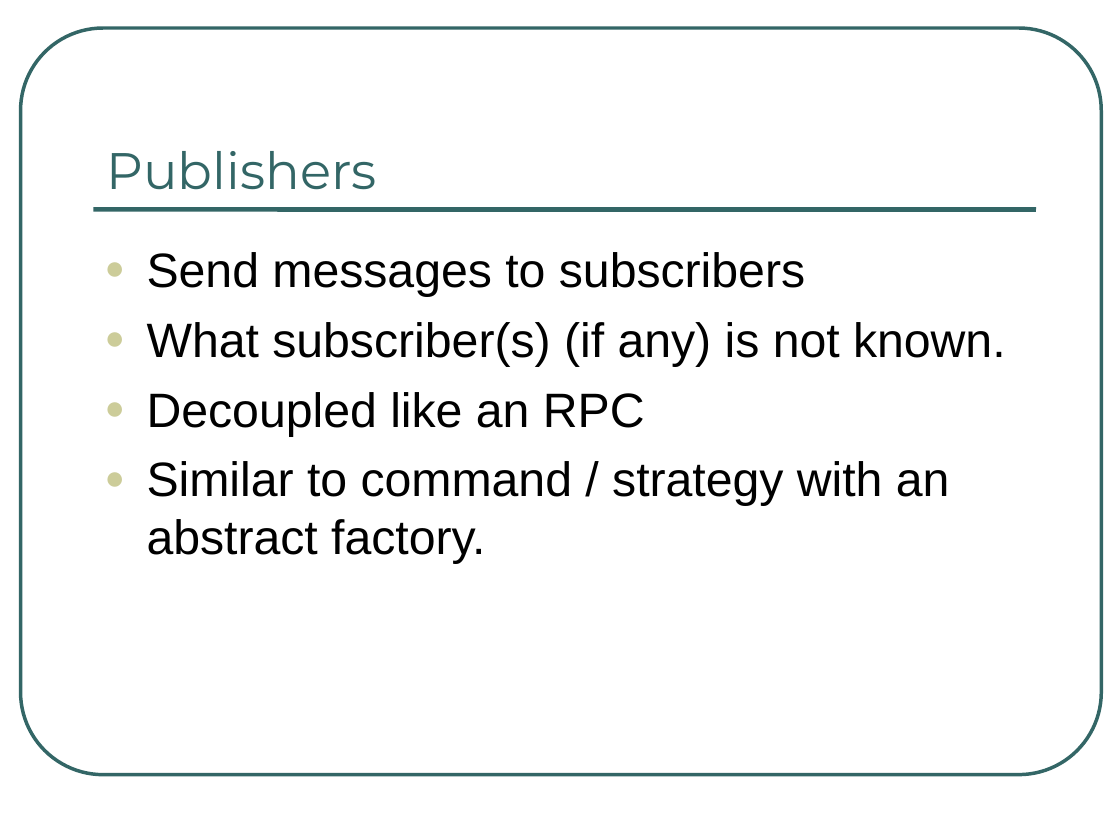
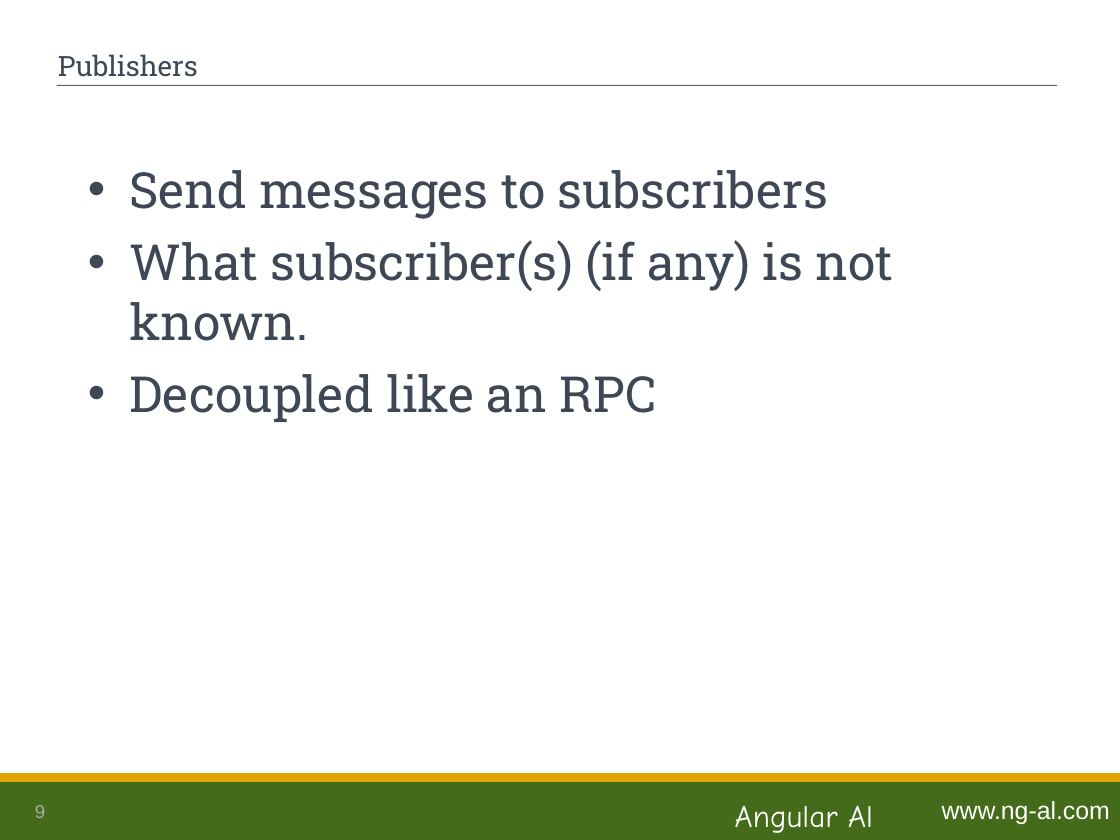
Before and after one commit to ng-al/LambSampleApp, a slide deck: slide 9 of Lamb.ppt. Drawn at 1120x840 pixels with LibreOffice and Linux fonts; fonts in the diff are those of the drawing. Boxes give left, top, right and bottom in pixels: in the first picture for what was removed or moved away, otherwise in the second. Text is boxed around its words. In the diff, an @@ line names an element or a change of style, - is before the commit and + after.

```diff
--- a/Lamb.ppt
+++ b/Lamb.ppt
@@ rounded rectangle removed at [20,28,1101,775] @@
@@ title "Publishers": place and size @@
-title "Publishers" at [106,151,376,190]
+title "Publishers" at [58,54,198,77]
@@ title "Publishers" at [58,54,198,77]: size 33 to 18 pt, font Montserrat to Roboto Slab, text colour #336666 to #3E4753; vertical alignment bottom to middle @@
@@ line moved from (93, 209) - (1036, 209) to (57, 85) - (1057, 85) @@
@@ line (57, 85) - (1057, 85): stroke #336666 3 pt to #626366 0.74 pt @@
@@ text "Send messages to subscribers": place and size @@
-text "Send messages to subscribers" at [147,252,1006,564]
+text "Send messages to subscribers" at [130,170,893,422]
@@ text "Send messages to subscribers" at [130,170,893,422]: size 31 to 32 pt, font Arial to Roboto Slab, text colour #000000 to #3E4753; bullet ● to •; bullet colour #CCCC99 to #3E4753 @@
@@ text at [147,461,950,564]: paragraph removed @@
-● Similar to command / strategy with an abstract factory.
@@ rectangle added at [0,778,1120,840], fill #446B19 @@
@@ rectangle added at [0,775,1120,781], fill #DFA602, outline #DFA602 2.01 pt @@
@@ page number added at [35,805,45,818], 12 pt, text #AAABAC @@
+9
@@ text added at [735,805,873,833], 20 pt, text #FFFFFF @@
+Angular Al
@@ text added at [942,801,1110,824], 16 pt, text #FFFFFF @@
+www.ng-al.com
```
Also in this commit, not shown: 37 other slides changed, 1 slide added, 1 other file.
